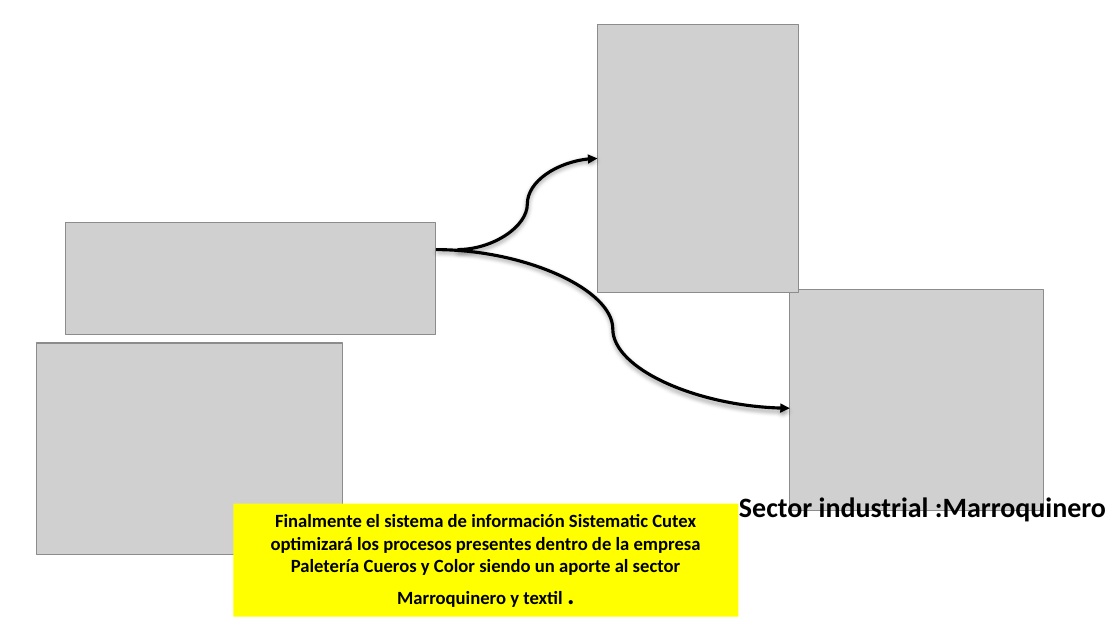
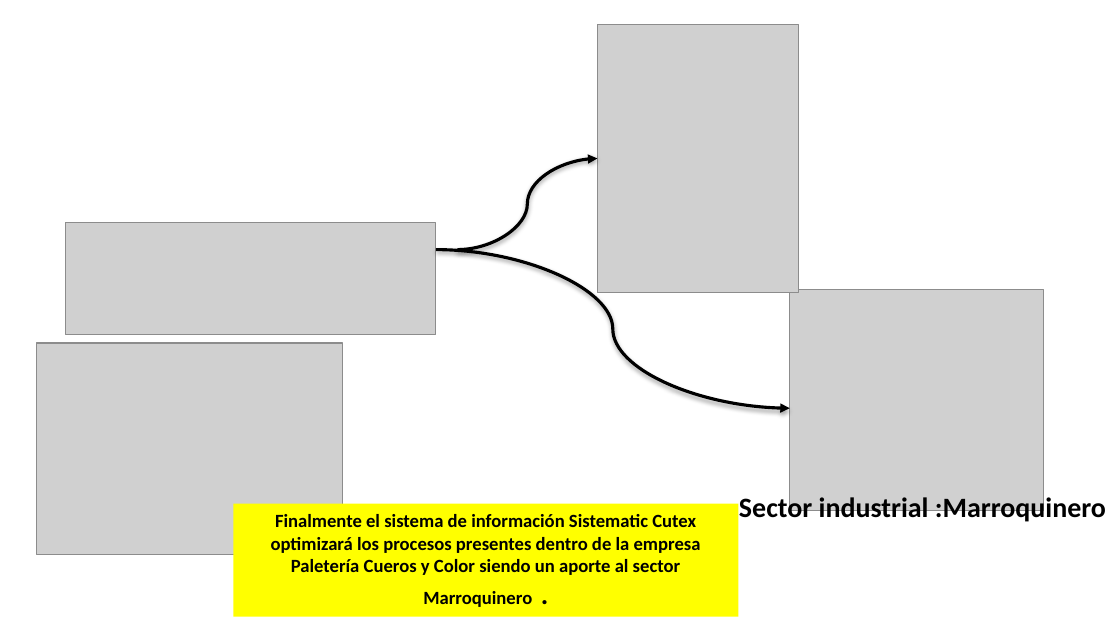
Before and after one commit to kamor31232/Proyecto_adsi, a slide deck: slide 13 of App/app_documentacion/1er_trimestre/1_proyecto/1_1_1_presentacion_proyecto.pptx. Drawn at 1120x630 pixels with LibreOffice and Linux fonts; fonts in the diff are those of the drawing; grey boxes stand for pictures; background and template pictures are left out. Boxes give left, top, right and bottom in pixels: in the first picture for what was removed or moved away, otherwise in the second. Text is boxed around its words. In the diff, an @@ line names an element or a change of style, - is before the commit and + after.

```diff
--- a/App/app_documentacion/1er_trimestre/1_proyecto/1_1_1_presentacion_proyecto.pptx
+++ b/App/app_documentacion/1er_trimestre/1_proyecto/1_1_1_presentacion_proyecto.pptx
@@ text in rectangle at <box>271,514,701,607</box>: text changed @@
-Finalmente el sistema de información Sistematic Cutex optimizará los procesos presentes dentro de la empresa Paletería Cueros y Color siendo un aporte al sector Marroquinero y textil .
+Finalmente el sistema de información Sistematic Cutex optimizará los procesos presentes dentro de la empresa Paletería Cueros y Color siendo un aporte al sector Marroquinero .
```
Also in this commit, not shown: 2 other slides changed, 1 slide added.
